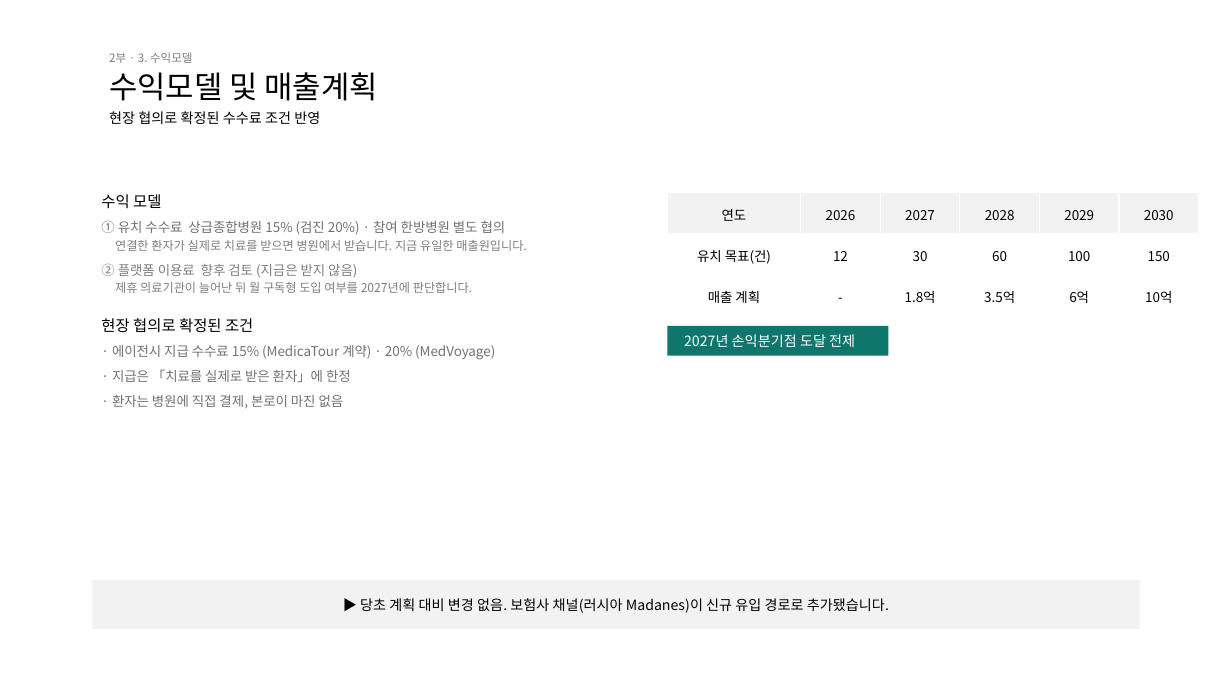
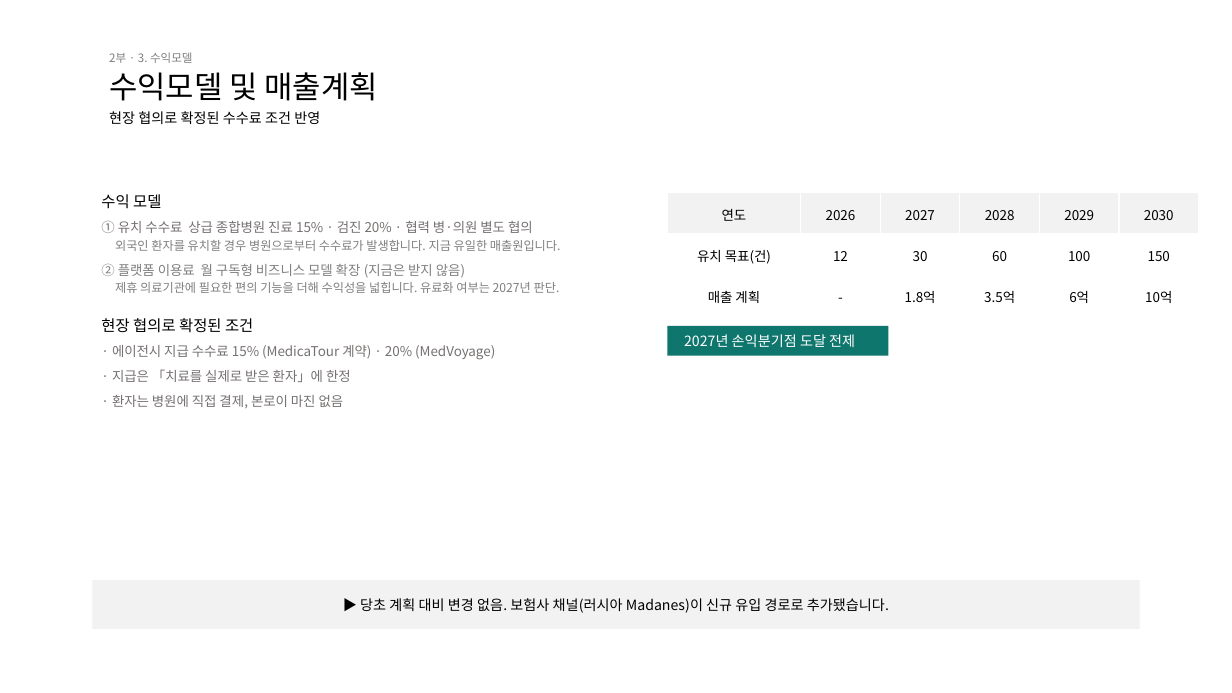
Before and after one commit to bonroi2296-tech/HEALO_KHIDI, a slide deck: slide 18 of docs/presentations/KHIDI_중간보고_20260827.pptx. Drawn at 1232x693 pixels with LibreOffice and Linux fonts; fonts in the diff are those of the drawing. Boxes give left, top, right and bottom in pixels: in the first picture for what was removed or moved away, otherwise in the second. Text is boxed around its words. In the diff, an @@ line names an element or a change of style, - is before the commit and + after.

```diff
--- a/docs/presentations/KHIDI_중간보고_20260827.pptx
+++ b/docs/presentations/KHIDI_중간보고_20260827.pptx
@@ text at <box>101,220,561,293</box>: text changed @@
-① 유치 수수료 상급종합병원 15% (검진 20%) · 참여 한방병원 별도 협의
-연결한 환자가 실제로 치료를 받으면 병원에서 받습니다. 지금 유일한 매출원입니다.
-② 플랫폼 이용료 향후 검토 (지금은 받지 않음)
-제휴 의료기관이 늘어난 뒤 월 구독형 도입 여부를 2027년에 판단합니다.
+① 유치 수수료 상급 종합병원 진료 15% · 검진 20% · 협력 병·의원 별도 협의
+외국인 환자를 유치할 경우 병원으로부터 수수료가 발생합니다. 지금 유일한 매출원입니다.
+② 플랫폼 이용료 월 구독형 비즈니스 모델 확장 (지금은 받지 않음)
+제휴 의료기관에 필요한 편의 기능을 더해 수익성을 넓힙니다. 유료화 여부는 2027년 판단.
```
Also in this commit, not shown: 3 other files.
